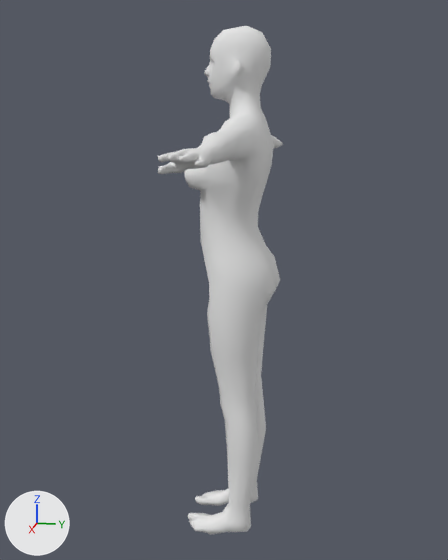
The Blender file blender/persona/female.blend as it was, and as the next commit left it.
Before and after are seen from a 50 mm camera at (18.29, 4.25, 12.92) aimed at (-0.04, 0.58, 8.34). Lighting does not change. The marker at lower left points along +X, +Y and +Z.

Before the edit, the objects in view are built like this:
```python
me_plane = bpy.data.meshes.new('Plane')
me_plane.from_pydata(...)  # 1041 vertices, 1092 faces; spans x -7.4..7.4, y -0.5..2.3, z 0.1..15.7
me_plane.polygons.foreach_set('use_smooth', [True] * 1092)
me_plane.materials.append(mat_fem)  # white #e7e7e7
ob_fem = bpy.data.objects.new('fem', me_plane)
ob_fem.location = (0.0, 0.0, 0.0)
```
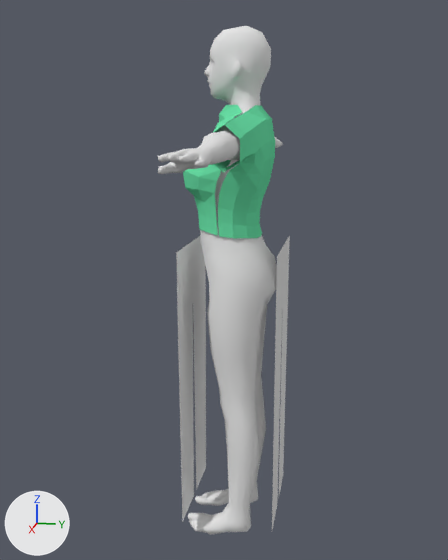
The change in detail:
Material 'Material' (mat_material) is new.
Its base color is (0.15, 0.76, 0.399) (green #6ce2a9).
Mesh me_plane_002 is new.
It has 244 vertices, 192 faces, 39 loose edges and spans x -3.04..3.12, y -0.63..1.19, z -2.61..-0.02.
It uses material mat_material (green #6ce2a9).
Mesh me_plane_001 is new.
It has 454 vertices, 368 faces, 61 loose edges and spans x -1.79..1.79, y -7.68..1.0, z -2.82..0.0.
Object 'Plane' (ob_plane) is new; it shows me_plane_002.
Its location is (0.0, -0.56, 11.07).
Its rotation in degrees is (90, 0, 0).
Its scale is (1.0, 2.09, 1.0).
Object 'Plane.001' (ob_plane_001) is new; it shows me_plane_001.
Its location is (0.0, -0.41, 8.52).
Its rotation in degrees is (90, 0, 0).

What differs and where, as boxes [x1, y1, x2, y2] in the pictures (448 x 560 px):
'Plane.001', added: after [176, 235, 290, 530]
'Plane', added (green): after [183, 105, 275, 238]
